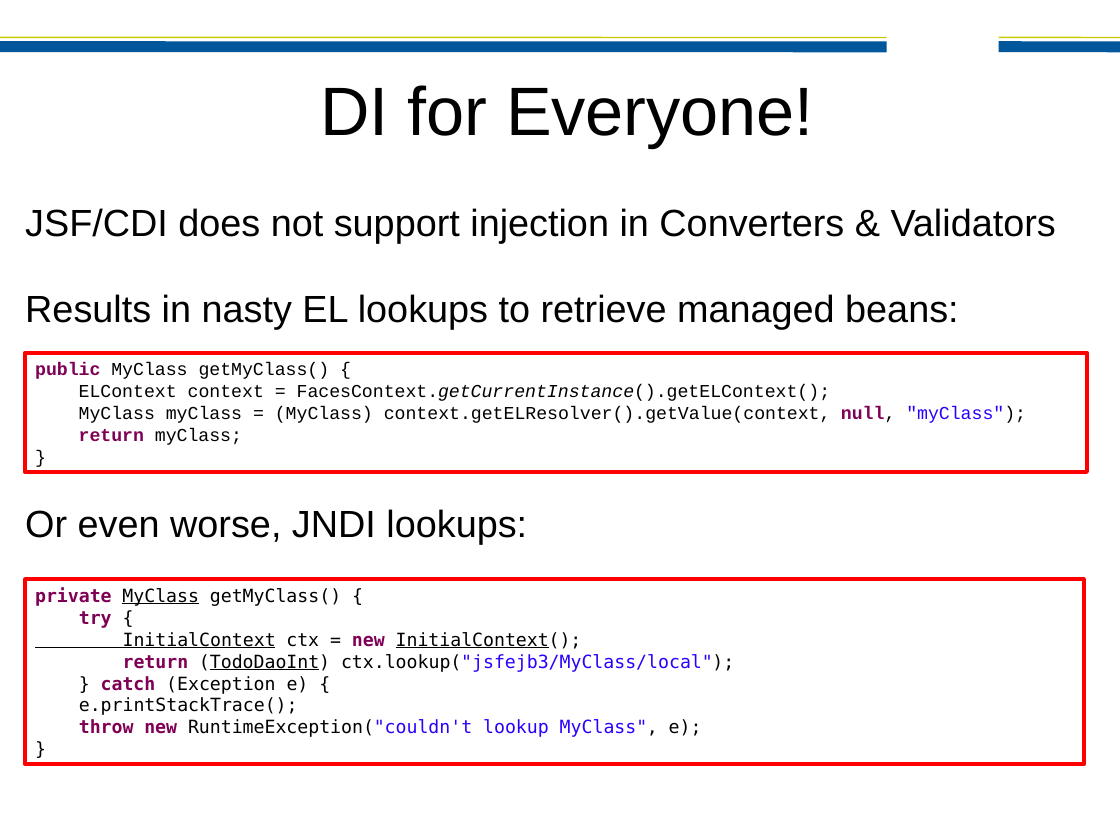
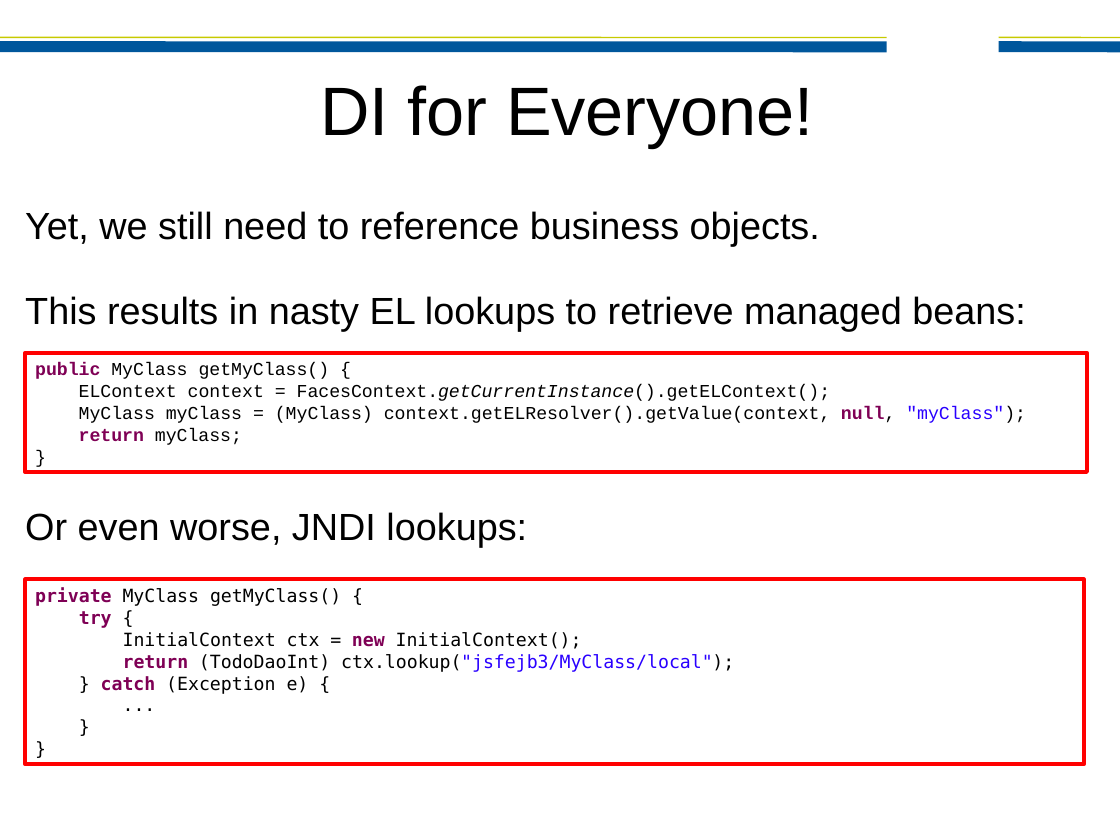
Before and after one commit to bleathem/talks, a slide deck: slide 27 of JAXConf 2011.odp (slide 26 before the commit). Drawn at 1120x840 pixels with LibreOffice and Linux fonts; fonts in the diff are those of the drawing; background and template pictures are left out. Boxes give left, top, right and bottom in pixels: in the first picture for what was removed or moved away, otherwise in the second. Text is boxed around its words. In the diff, an @@ line names an element or a change of style, - is before the commit and + after.

```diff
--- a/JAXConf 2011.odp
+++ b/JAXConf 2011.odp
@@ text at bbox=[25, 211, 1025, 331]: text changed @@
-JSF/CDI does not support injection in Converters & Validators
-Results in nasty EL lookups to retrieve managed beans:
+Yet, we still need to reference business objects.
+This results in nasty EL lookups to retrieve managed beans:
@@ text in rectangle at bbox=[25, 580, 1084, 764]: paragraph added @@
+}
@@ text in rectangle at bbox=[35, 588, 734, 672]: underline off in "MyClass", "InitialContext InitialContext();", "(TodoDaoInt)" @@
@@ text in rectangle at bbox=[79, 697, 702, 737]: text changed @@
-e.printStackTrace();
-throw new RuntimeException("couldn't lookup MyClass", e);
+...
```
Also in this commit, not shown: 42 other slides changed, 3 slides added.
